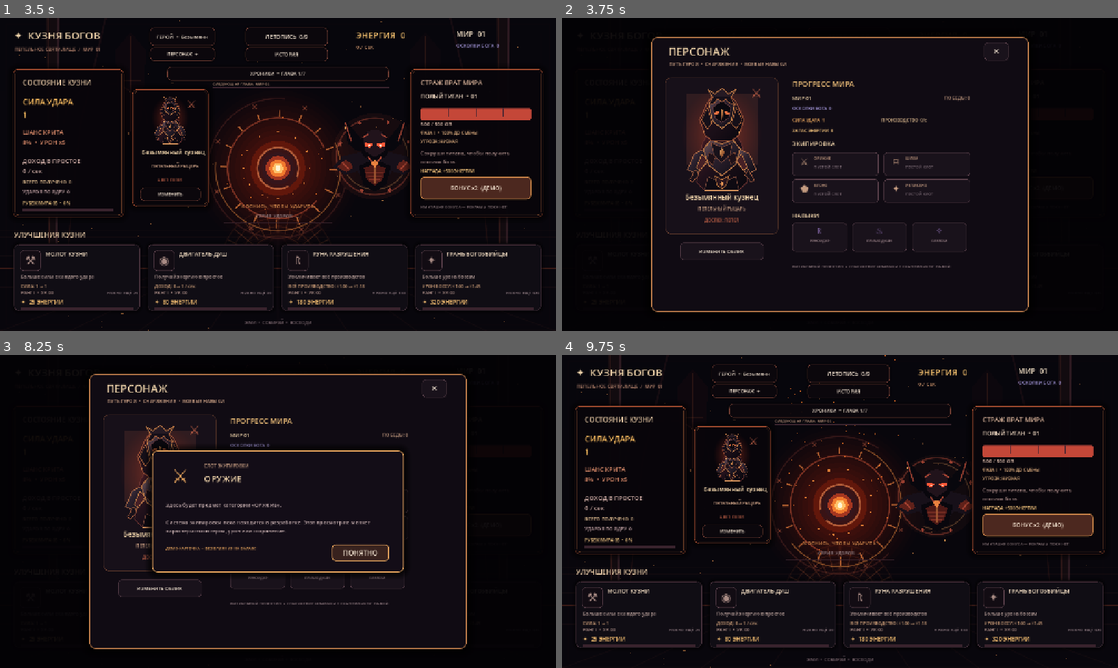
Above: before the commit, frames 1-4 (two rows, left to right).
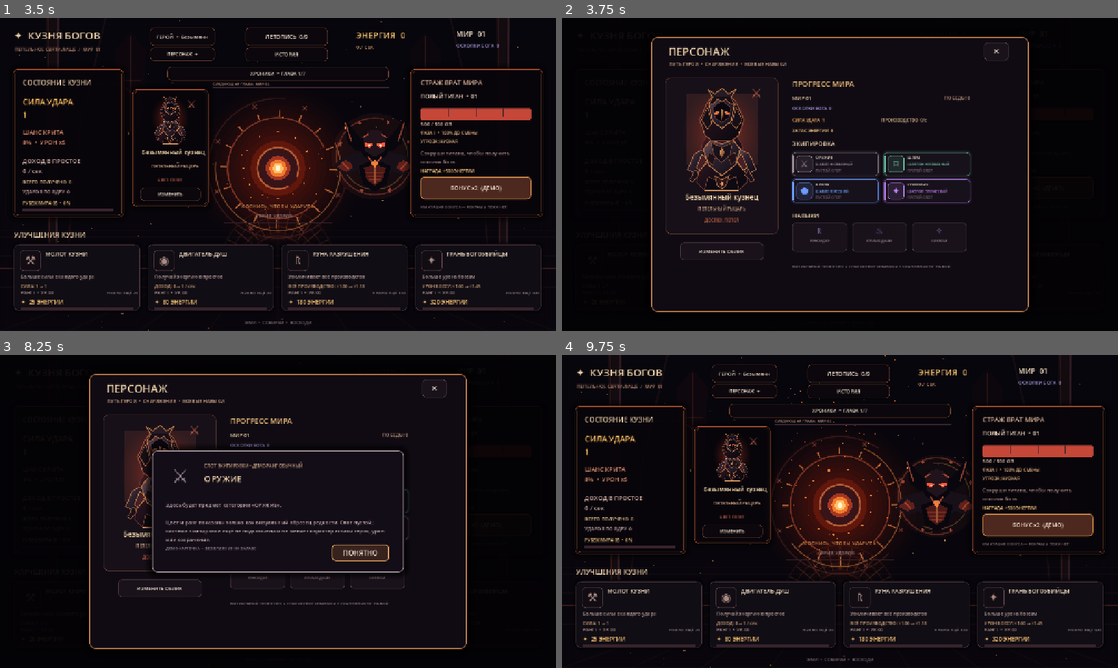
Above: after the commit, the same moments.

Repository: filesgloom-png/CLICKER-GODFORGE-
Game: Godot game, scene res://scenes/main.tscn
Same seed, same stepped clock (60 frames per second), same inputs: the game is played once before the commit and once after it.
Inputs (mouse positions are in pixels of both pictures, inside the frame that each line leads up to):
- Up to frame 1 (3.5 s): click "НАЧАТЬ ВОСХОЖДЕНИЕ" at 2.75 s
- Up to frame 2 (3.75 s): click "ПЕРСОНАЖ ✦" at 3.5 s
- Up to frame 3 (8.25 s): click "ГЕРОЙ • Безымянн" at 4.25 s; click "ЛЕТОПИСЬ 0/9" at 5 s; click "ИСТОРИЯ" at 5.75 s; click "ХРОНИКИ • ГЛАВА 1/7" at 6.5 s; click "ИЗМЕНИТЬ" at 7.25 s; click (278, 495) at 8 s
- Up to frame 4 (9.75 s): click "БОНУС x2 (ДЕМО)" at 8.75 s; click "✕" at 9.5 s

Frame 1 is identical in both runs. In frame 2, 1.5% of the frame differs, in the area x 41-74%, y 42-60%; in frame 3, 1.3%; in frame 4, nothing differs.

Commit message:
Polish RPG equipment rarity cards and icons

Diff:
--- a/scripts/game.gd
+++ b/scripts/game.gd
@@ -1374,25 +1374,50 @@
 	rpg_character_overlay.add_child(equipment_title)
 	var equipment_names := ["ОРУЖИЕ", "ШЛЕМ", "БРОНЯ", "РЕЛИКВИЯ"]
 	var equipment_glyphs := ["⚔", "⌑", "⬟", "✦"]
+	var equipment_rarity_names := ["ОБЫЧНЫЙ", "НЕОБЫЧНЫЙ", "РЕДКИЙ", "ЭПИЧЕСКИЙ"]
+	var equipment_rarity_colors := [Color("#9a8b94"), Color("#6dc7a4"), Color("#6e9cff"), Color("#bd83f2")]
 	for i in range(equipment_names.size()):
 		var col := i % 2
 		var row := int(i / 2)
+		var slot_pos := Vector2(530 + col * 211, 309 + row * 62)
 		var slot := Panel.new()
-		slot.position = Vector2(530 + col * 211, 309 + row * 62)
+		slot.position = slot_pos
 		slot.size = Vector2(199, 54)
+		var rarity_color: Color = equipment_rarity_colors[i]
 		var slot_style := StyleBoxFlat.new()
-		slot_style.bg_color = Color("#19121b")
-		slot_style.border_color = Color("#59404a")
+		slot_style.bg_color = Color("#17111b")
+		slot_style.border_color = rarity_color.darkened(0.25)
 		slot_style.set_border_width_all(1)
-		slot_style.set_corner_radius_all(7)
+		slot_style.set_corner_radius_all(8)
+		slot_style.shadow_color = Color(rarity_color, 0.16)
+		slot_style.shadow_size = 5
 		slot.add_theme_stylebox_override("panel", slot_style)
 		rpg_character_overlay.add_child(slot)
-		var glyph := _character_panel_label(equipment_glyphs[i], Vector2(540 + col * 211, 315 + row * 62), Vector2(36, 36), 21, Color("#c49b80"))
+		var rarity_strip := ColorRect.new()
+		rarity_strip.position = slot_pos + Vector2(1, 7)
+		rarity_strip.size = Vector2(3, 40)
+		rarity_strip.color = rarity_color
+		rarity_strip.mouse_filter = Control.MOUSE_FILTER_IGNORE
+		rpg_character_overlay.add_child(rarity_strip)
+		var icon_back := Panel.new()
+		icon_back.position = slot_pos + Vector2(9, 8)
+		icon_back.size = Vector2(38, 38)
+		var icon_style := StyleBoxFlat.new()
+		icon_style.bg_color = Color(rarity_color, 0.12)
+		icon_style.border_color = Color(rarity_color, 0.72)
+		icon_style.set_border_width_all(1)
+		icon_style.set_corner_radius_all(7)
+		icon_back.add_theme_stylebox_override("panel", icon_style)
+		rpg_character_overlay.add_child(icon_back)
+		var glyph := _character_panel_label(equipment_glyphs[i], slot_pos + Vector2(10, 8), Vector2(36, 36), 21, rarity_color)
 		glyph.horizontal_alignment = HORIZONTAL_ALIGNMENT_CENTER
+		glyph.vertical_alignment = VERTICAL_ALIGNMENT_CENTER
 		rpg_character_overlay.add_child(glyph)
-		var slot_name := _character_panel_label(equipment_names[i], Vector2(580 + col * 211, 316 + row * 62), Vector2(138, 18), 9, Color("#c49b80"))
+		var slot_name := _character_panel_label(equipment_names[i], slot_pos + Vector2(54, 5), Vector2(132, 18), 9, Color("#f0dfd0"))
 		rpg_character_overlay.add_child(slot_name)
-		var slot_status := _character_panel_label("ПУСТОЙ СЛОТ", Vector2(580 + col * 211, 336 + row * 62), Vector2(138, 16), 9, Color("#796872"))
+		var rarity_label := _character_panel_label("ШАБЛОН: " + equipment_rarity_names[i], slot_pos + Vector2(54, 22), Vector2(137, 13), 8, rarity_color)
+		rpg_character_overlay.add_child(rarity_label)
+		var slot_status := _character_panel_label("ПУСТОЙ СЛОТ", slot_pos + Vector2(54, 36), Vector2(132, 13), 8, Color("#796872"))
 		rpg_character_overlay.add_child(slot_status)
 		var slot_button := Button.new()
 		slot_button.position = slot.position
@@ -1403,15 +1428,15 @@
 		slot_idle.bg_color = Color(0, 0, 0, 0)
 		slot_idle.border_color = Color(0, 0, 0, 0)
 		slot_idle.set_border_width_all(0)
-		slot_idle.set_corner_radius_all(7)
+		slot_idle.set_corner_radius_all(8)
 		var slot_hover := slot_idle.duplicate() as StyleBoxFlat
-		slot_hover.bg_color = Color(0.9, 0.55, 0.25, 0.07)
-		slot_hover.border_color = Color("#c49b80")
+		slot_hover.bg_color = Color(rarity_color, 0.08)
+		slot_hover.border_color = rarity_color
 		slot_hover.set_border_width_all(1)
 		slot_button.add_theme_stylebox_override("normal", slot_idle)
 		slot_button.add_theme_stylebox_override("hover", slot_hover)
 		slot_button.add_theme_stylebox_override("pressed", slot_hover)
-		slot_button.pressed.connect(_open_rpg_detail_card.bind(equipment_names[i], "СЛОТ ЭКИПИРОВКИ", equipment_glyphs[i], Color("#e6a45d"), "Здесь будет предмет категории «%s».\n\nСистема экипировки пока находится в разработке. Этот просмотр не меняет характеристики героя, урон или сохранение." % equipment_names[i]))
+		slot_button.pressed.connect(_open_rpg_detail_card.bind(equipment_names[i], "СЛОТ ЭКИПИРОВКИ • ДЕМО-РАНГ " + equipment_rarity_names[i], equipment_glyphs[i], rarity_color, "Здесь будет предмет категории «%s».\n\nЦвет и ранг показаны только как визуальный образец редкости. Слот пустой; система экипировки ещё не подключена и не меняет характеристики героя, урон или сохранение." % equipment_names[i]))
 		rpg_character_overlay.add_child(slot_button)
 
 	var skills_title := _character_panel_label("НАВЫКИ", Vector2(530, 445), Vector2(400, 22), 14, Color("#f2d6ac"))
